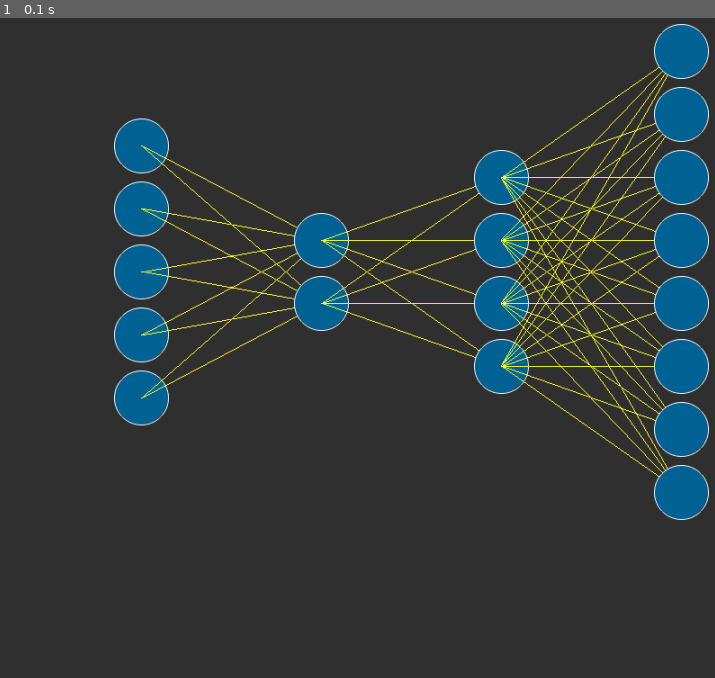
Above: before the commit, frame 1.
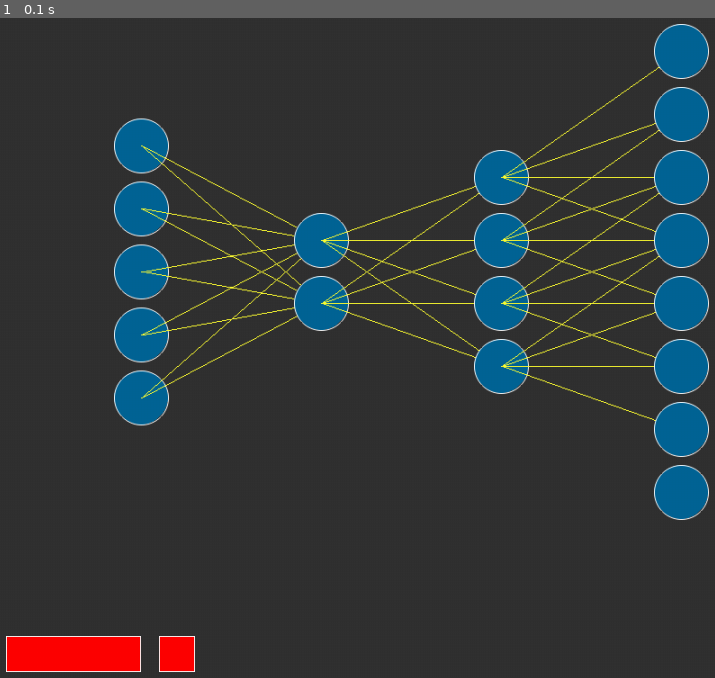
Above: after the commit, the same moment.

Repository: lnyaki/neural_nets
Game: pygame game, started from src/testLayers.py
Same seed, same stepped clock (60 frames per second), same inputs: the game is played once before the commit and once after it.
Inputs:
- Up to frame 1 (0.1 s): no input

The runs differ from the first frame. In frame 1, 2.5% of the frame differs, in the area x 0-94%, y 8-100%.

Commit message:
Gui containers work

Diff:
--- /dev/null
+++ b/src/button.py
@@ -0,0 +1,32 @@
+import pygame
+from interactiveElement import InteractiveElement
+
+class Button(InteractiveElement):
+
+	def __init__(self,text, dimension,position=(0,0)):
+		super().__init__(position)
+		self.text 		= text
+		self.dimension 	= dimension
+		self.rectangle 	= pygame.Rect(self.position[0], self.position[1],self.dimension[0],self.dimension[1])
+		self.container 	= None
+		self.relativePosition = (0,0)
+
+	def checkCollision(self,position):
+		return self.rectangle.collidepoint(position[0],position[1])
+
+	def collision(self):
+		pass
+
+	def hover(self):
+		pass
+
+	def setContainer(self,container):
+		super().setContainer(container)
+
+	def setPosition(self, position):
+		super().setPosition(position)
+		self.rectangle = pygame.Rect(self.container.position[0]+position[0],self.container.position[1]+position[1],self.dimension[0],self.dimension[1])
+
+	def draw(self, gameDisplay):
+		pygame.draw.rect(gameDisplay,(255,0,0),self.rectangle)
+		pygame.gfxdraw.rectangle(gameDisplay,self.rectangle,(255,255,255))
--- /dev/null
+++ b/src/guiContainer.py
@@ -0,0 +1,39 @@
+import vectorOperations
+from interactiveElement import InteractiveElement
+
+class GUIcontainer(InteractiveElement):
+	HORIZONTAL 	= 'horizontal'
+	VERTICAL 	= 'vertical'
+
+	def __init__(self, position, direction, padding=10):
+		self.elements =[]
+		self.direction = direction
+		self.nextPosition = (0,0)
+		self.padding = padding
+		self.position = position
+
+	def add(self,element: InteractiveElement):
+		self.elements.append(element)
+		element.setContainer(self)
+		element.setPosition(self.nextPosition)
+
+		self.nextPosition = self.getNextPosition(self.nextPosition,element, self.direction)
+
+	def getNextPosition(self, currentElementPosition,currentElement, direction):
+		nextPosition = currentElementPosition
+
+		if(direction == self.HORIZONTAL):
+			elementWidth = currentElement.dimension[0]
+			vectorList = [currentElementPosition,(self.padding,0), (elementWidth,0)]
+			nextPosition = vectorOperations.addVectorList(vectorList)
+
+		elif(direction == self.VERTICAL):
+			elementHeight = currentElement.dimension[1]
+			vectorList = [currentElementPosition,(0,self.padding), (0,elementHeight)]
+			nextPosition = vectorOperations.addVectorList(vectorList)
+
+		return nextPosition
+
+	def draw(self, gameDisplay):
+		for element in self.elements:
+			element.draw(gameDisplay)
--- a/src/interactiveElement.py
+++ b/src/interactiveElement.py
@@ -1,8 +1,8 @@
 
 class InteractiveElement():
 
-	def __init__(self):
-		pass
+	def __init__(self,position=(0,0)):
+		self.position = position
 
 	def checkHover(self):
 		pass
@@ -15,3 +15,18 @@
 
 	def collision(self):
 		pass
+
+	def getPosition(self):
+		return self.position
+
+	def setPosition(self,position):
+		self.postion = position
+
+	def setContainer(self,container):
+		self.container = container
+
+	def getContainer(self):
+		return self.container
+
+	def draw(self, gameDisplay):
+		pass
--- a/src/testLayers.py
+++ b/src/testLayers.py
@@ -5,6 +5,8 @@
 from artificialNeuron import ArtificialNeuron
 from nnLayer import NNLayer
 from neuralNet import NeuralNet
+from button import Button
+from guiContainer import GUIcontainer
 
 INTERACTIONS = {
 	"hoverableElements" : [],
@@ -12,6 +14,8 @@
 	"clickableElements" : [],
 	"clickedElements" : []
 }
+
+GUIelements			= []
 
 def startGame():
 	WINDOW_SIZE 	= (1000,800)
@@ -22,28 +26,43 @@
 	gameDisplay 		= initializeGameDisplay(WINDOW_SIZE)
 	neuralNetPosition 	= (200,100)
 	layersStructure 	= [5,2,4,8]
-	neuralNet 			= NeuralNet(neuralNetPosition,layersStructure,8)
+	neuralNet 			= NeuralNet(neuralNetPosition,layersStructure,4)
 
 	darkGrey 			= (50,50,50)
 
+	buttonSize = (150,40)
+	button = Button("Hello Button",buttonSize)
+	button2 = Button("hi", (40,40))
+	containerPosition = (50,750)
+	container = GUIcontainer(containerPosition,GUIcontainer.HORIZONTAL,20)
+	container.add(button)
+	container.add(button2)
+	GUIelements.append(container)
+
 	while True:
+		handleEvents(GUIelements)
 		drawBackground(gameDisplay, darkGrey)
-		handleEvents()
 		neuralNet.draw(gameDisplay)
+		drawUserInterface(gameDisplay, GUIelements)
 		pygame.display.update()
 
 
 def drawBackground(gameDisplay,color):
 	gameDisplay.fill(color)
 
-def handleEvents():
+def drawUserInterface(gameDisplay, guiElements):
+	for element in guiElements:
+		element.draw(gameDisplay)
+
+
+def handleEvents(guiElements):
 
 	for event in pygame.event.get():
 		if(isKeyboardEvent(event)):
 			handleKeyboardEvents(event)
 
 		elif(isMouseEvent(event)):
-			handleMouseEvents(event)
+			handleMouseEvents(event,guiElements)
 
 
 		elif(event.type == pygame.QUIT):
@@ -59,20 +78,22 @@
 def handleKeyboardEvents(event):
 	pass
 
-def handleMouseEvents(event):
+def handleMouseEvents(event,guiElements):
 
 	if(event.type == pygame.MOUSEMOTION):
-		hoveredElement = getHoveredElement(pygame.mouse.get_pos,INTERACTIONS["hoverableElements"])
+		hoveredElements = getHoveredElement(pygame.mouse.get_pos(),guiElements)
 
-		if(hoveredElement):
-			hoveredElement.hover()
+		if(hoveredElements):
+			for elt in hoveredElements:
+				elt.hover()
 
 def getHoveredElement(mousePosition, hoverable_elements):
 	hoveredElements = []
 
 	for hoverable in hoverable_elements:
-		if(hoverable.collision(mousePosition)):
+		if(hoverable.checkCollision(mousePosition)):
 			hoveredElements.append(hoverable)
+			hoverable.hover()
 
 	return hoveredElements
 
